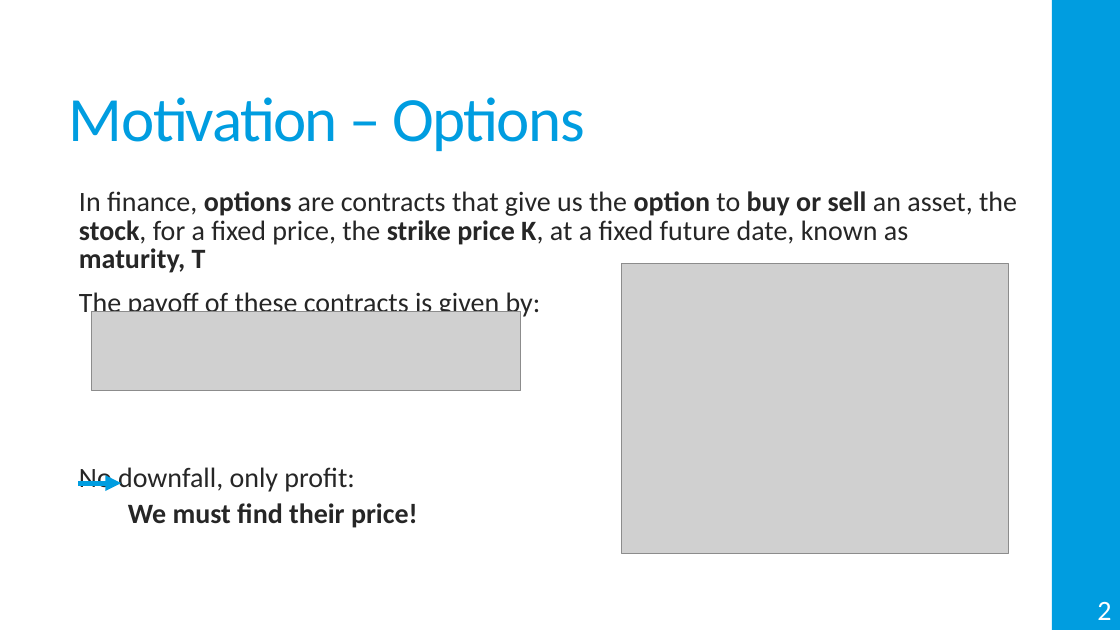
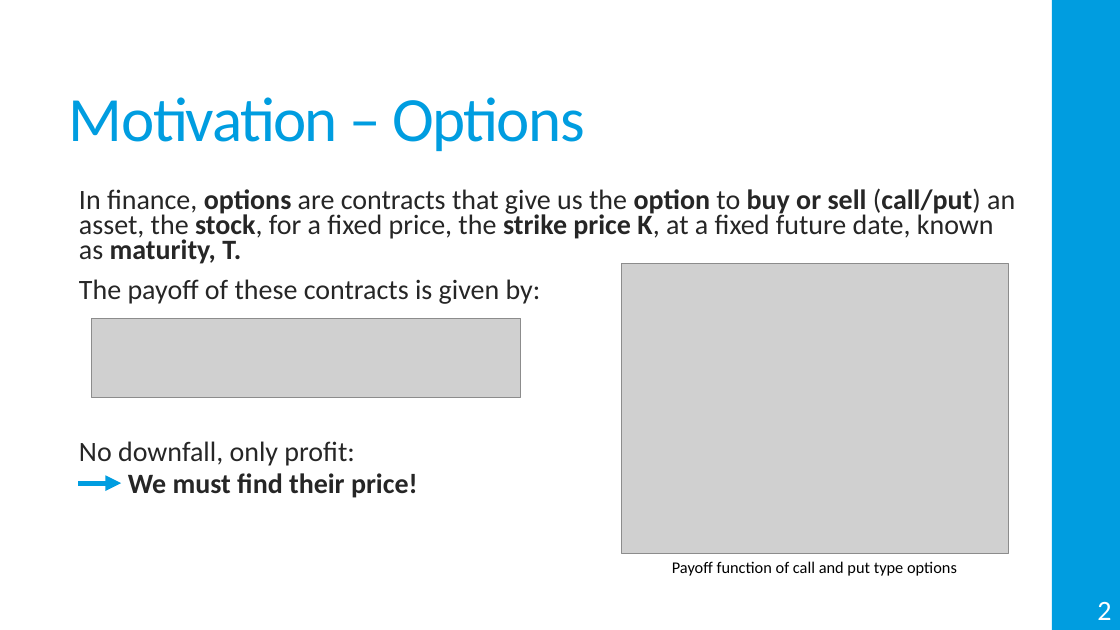
Before and after one commit to Miguel-Ribeiro-IST/Thesis, a slide deck: slide 3 of Presentation.pptx. Drawn at 1120x630 pixels with LibreOffice and Linux fonts; fonts in the diff are those of the drawing; grey boxes stand for pictures. Boxes give left, top, right and bottom in pixels: in the first picture for what was removed or moved away, otherwise in the second. Text is boxed around its words. In the diff, an @@ line names an element or a change of style, - is before the commit and + after.

```diff
--- a/Presentation.pptx
+++ b/Presentation.pptx
@@ text at [79, 188, 1015, 264]: text changed @@
-  In finance, options are contracts that give us the option to buy or sell an asset, the stock, for a fixed price, the strike price K, at a fixed future date, known as maturity, T
+  In finance, options are contracts that give us the option to buy or sell (call/put) an asset, the stock, for a fixed price, the strike price K, at a fixed future date, known as maturity, T.
@@ text at [79, 279, 541, 498]: line spacing 0.85 to 0.75 @@
@@ picture: place and size @@
-picture at [92, 312, 521, 392]
+picture at [92, 318, 521, 398]
@@ text added at [672, 561, 957, 576], 14 pt, text #000000 @@
+Payoff function of call and put type options
```
Also in this commit, not shown: 2 other slides changed, 12 slides added, 15 other files.
